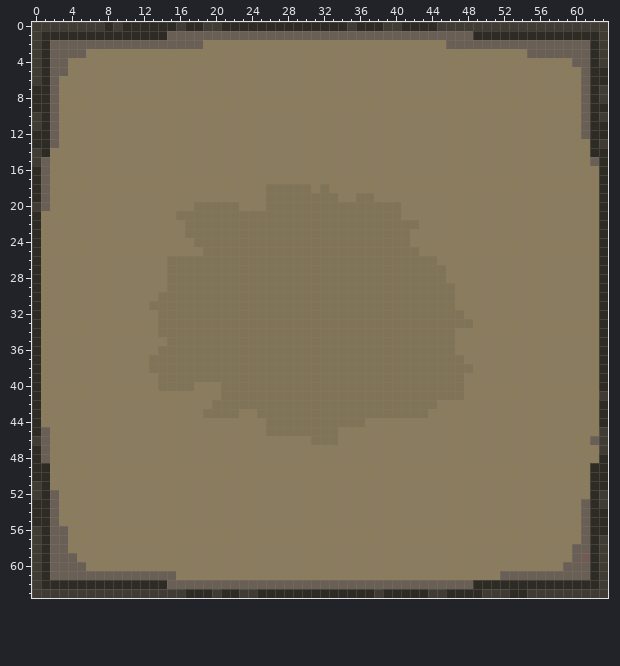
One commit to this pixel-art file: Assets/WIP/9sliceUI.ase. The first picture shows the starting point.
64x64 pixels, 1 frame. Colours within 5 levels of each other are drawn and written as one.
Once edited:
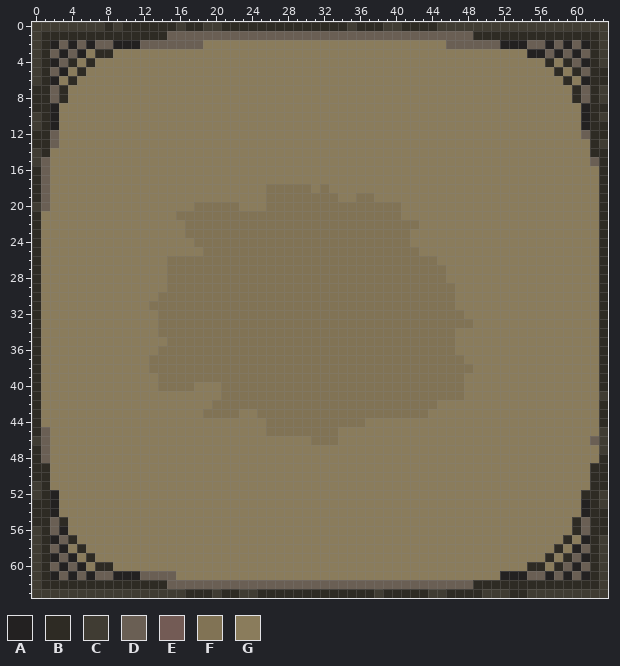
Palette (. is transparent): A #232121  B #2e2b24  C #403c33  D #6a5f54  E #735b55  F #817355  G #8a7c5c
Diff:
layer "Layer 1" now shown
--- layer "Layer 1"
@@ x 0..63 @@
  1 CBBBBBBBBBBBBBBDDDDDDDDDDDDDDDDDDDDDDDDDDDDDDDDDDBBBBBBBBBBBBBBC
- 2 CBDDDDDDDDDDDDDDDDDGGGGGGGGGGGGGGGGGGGGGGGGGGGDDDDDDDDDDDDDDDDBC
- 3 CBDDDDGGGGGGGGGGGGGGGGGGGGGGGGGGGGGGGGGGGGGGGGGGGGGGGGGDDDDDDDBC
- 4 CBDDGGGGGGGGGGGGGGGGGGGGGGGGGGGGGGGGGGGGGGGGGGGGGGGGGGGGGGGGDDBC
- 5 CBDDGGGGGGGGGGGGGGGGGGGGGGGGGGGGGGGGGGGGGGGGGGGGGGGGGGGGGGGGGDBB
- 6 CBDGGGGGGGGGGGGGGGGGGGGGGGGGGGGGGGGGGGGGGGGGGGGGGGGGGGGGGGGGGDBB
- 7 BBDGGGGGGGGGGGGGGGGGGGGGGGGGGGGGGGGGGGGGGGGGGGGGGGGGGGGGGGGGGDBC
- 8 BBDGGGGGGGGGGGGGGGGGGGGGGGGGGGGGGGGGGGGGGGGGGGGGGGGGGGGGGGGGGDBC
- 9 BBDGGGGGGGGGGGGGGGGGGGGGGGGGGGGGGGGGGGGGGGGGGGGGGGGGGGGGGGGGGDBB
-10 CBDGGGGGGGGGGGGGGGGGGGGGGGGGGGGGGGGGGGGGGGGGGGGGGGGGGGGGGGGGGDBC
-11 CBDGGGGGGGGGGGGGGGGGGGGGGGGGGGGGGGGGGGGGGGGGGGGGGGGGGGGGGGGGGDBB
+ 2 CBADADADDAAADDDDDDDGGGGGGGGGGGGGGGGGGGGGGGGGGGDDDDDDAAADDADADABC
+ 3 CBDADAGBBGGGGGGGGGGGGGGGGGGGGGGGGGGGGGGGGGGGGGGGGGGGGGGAADADADBC
+ 4 CBADBGBGGGGGGGGGGGGGGGGGGGGGGGGGGGGGGGGGGGGGGGGGGGGGGGGGGBGBDABC
+ 5 CBDAGBGGGGGGGGGGGGGGGGGGGGGGGGGGGGGGGGGGGGGGGGGGGGGGGGGGGGBGBDBB
+ 6 CBAGBGGGGGGGGGGGGGGGGGGGGGGGGGGGGGGGGGGGGGGGGGGGGGGGGGGGGGGBGABB
+ 7 BBDBGGGGGGGGGGGGGGGGGGGGGGGGGGGGGGGGGGGGGGGGGGGGGGGGGGGGGGGGBDBC
+ 8 BBDBGGGGGGGGGGGGGGGGGGGGGGGGGGGGGGGGGGGGGGGGGGGGGGGGGGGGGGGGBDBC
+ 9 BBAGGGGGGGGGGGGGGGGGGGGGGGGGGGGGGGGGGGGGGGGGGGGGGGGGGGGGGGGGGABB
+10 CBAGGGGGGGGGGGGGGGGGGGGGGGGGGGGGGGGGGGGGGGGGGGGGGGGGGGGGGGGGGABC
+11 CBAGGGGGGGGGGGGGGGGGGGGGGGGGGGGGGGGGGGGGGGGGGGGGGGGGGGGGGGGGGABB
 12 BBDGGGGGGGGGGGGGGGGGGGGGGGGGGGGGGGGGGGGGGGGGGGGGGGGGGGGGGGGGGDBB
@@ x 0..63 @@
 51 CBGGGGGGGGGGGGGGGGGGGGGGGGGGGGGGGGGGGGGGGGGGGGGGGGGGGGGGGGGGGGBB
-52 CBDGGGGGGGGGGGGGGGGGGGGGGGGGGGGGGGGGGGGGGGGGGGGGGGGGGGGGGGGGGGBC
-53 BBDGGGGGGGGGGGGGGGGGGGGGGGGGGGGGGGGGGGGGGGGGGGGGGGGGGGGGGGGGGDBC
-54 BBDGGGGGGGGGGGGGGGGGGGGGGGGGGGGGGGGGGGGGGGGGGGGGGGGGGGGGGGGGGDBB
-55 BBDGGGGGGGGGGGGGGGGGGGGGGGGGGGGGGGGGGGGGGGGGGGGGGGGGGGGGGGGGGDBB
-56 CBDDGGGGGGGGGGGGGGGGGGGGGGGGGGGGGGGGGGGGGGGGGGGGGGGGGGGGGGGGGDBB
-57 CBDDGGGGGGGGGGGGGGGGGGGGGGGGGGGGGGGGGGGGGGGGGGGGGGGGGGGGGGGGGDBC
-58 CBDDGGGGGGGGGGGGGGGGGGGGGGGGGGGGGGGGGGGGGGGGGGGGGGGGGGGGGGGGDDBC
-59 CBDDDGGGGGGGGGGGGGGGGGGGGGGGGGGGGGGGGGGGGGGGGGGGGGGGGGGGGGGGDEBC
-60 CBDDDDGGGGGGGGGGGGGGGGGGGGGGGGGGGGGGGGGGGGGGGGGGGGGGGGGGGGGDDDBC
-61 CBDDDDDDDDDDDDDDGGGGGGGGGGGGGGGGGGGGGGGGGGGGGGGGGGGGDDDDDDDDDDBC
+52 CBAGGGGGGGGGGGGGGGGGGGGGGGGGGGGGGGGGGGGGGGGGGGGGGGGGGGGGGGGGGBBC
+53 BBAGGGGGGGGGGGGGGGGGGGGGGGGGGGGGGGGGGGGGGGGGGGGGGGGGGGGGGGGGGABC
+54 BBAGGGGGGGGGGGGGGGGGGGGGGGGGGGGGGGGGGGGGGGGGGGGGGGGGGGGGGGGGGABB
+55 BBDBGGGGGGGGGGGGGGGGGGGGGGGGGGGGGGGGGGGGGGGGGGGGGGGGGGGGGGGGBDBB
+56 CBDAGGGGGGGGGGGGGGGGGGGGGGGGGGGGGGGGGGGGGGGGGGGGGGGGGGGGGGGGBDBB
+57 CBADBGGGGGGGGGGGGGGGGGGGGGGGGGGGGGGGGGGGGGGGGGGGGGGGGGGGGGGBGABC
+58 CBDAGBGGGGGGGGGGGGGGGGGGGGGGGGGGGGGGGGGGGGGGGGGGGGGGGGGGGGBGADBC
+59 CBADAGBGGGGGGGGGGGGGGGGGGGGGGGGGGGGGGGGGGGGGGGGGGGGGGGGGGBGBDABC
+60 CBDADAGBBGGGGGGGGGGGGGGGGGGGGGGGGGGGGGGGGGGGGGGGGGGGGGGBBGBDADBC
+61 CBADADADDAAADDDDGGGGGGGGGGGGGGGGGGGGGGGGGGGGGGGGGGGGAAADDADADABC
 62 CBBBBBBBBBBBBBBDDDDDDDDDDDDDDDDDDDDDDDDDDDDDDDDDDBBBBBBBBBBBBBBC
Boxes around the changes in both pictures, in picture pixels (x1, y1, x2, y2):
changed: (50, 40, 140, 130)
changed: (500, 40, 590, 130)
changed: (50, 490, 140, 580)
changed: (500, 490, 590, 580)
